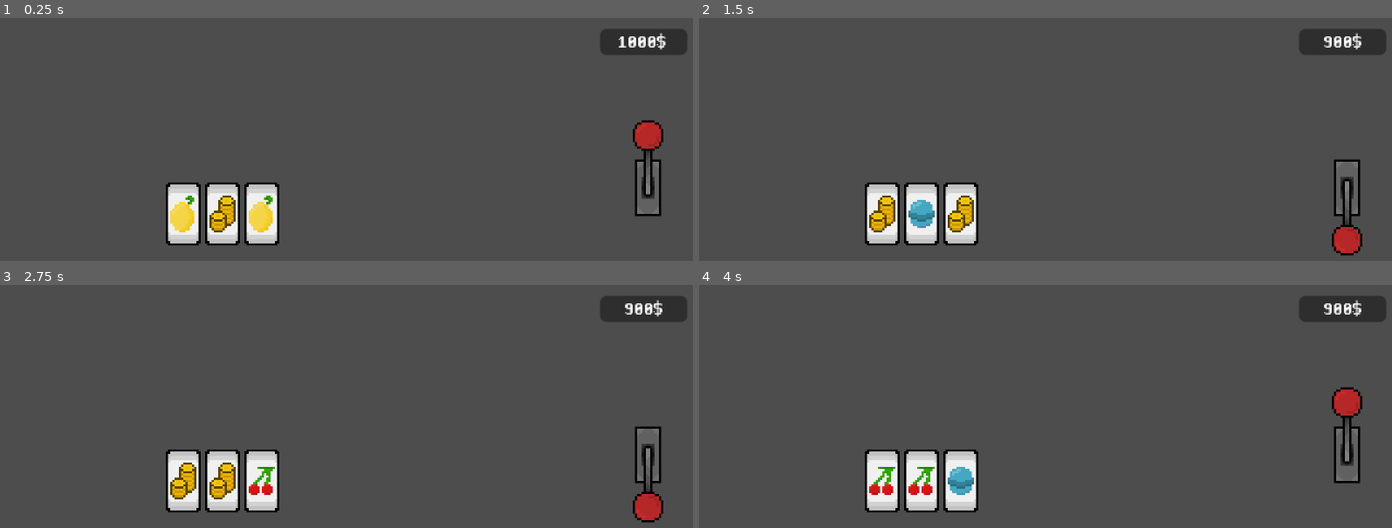
Above: before the commit, frames 1-4 (two rows, left to right).
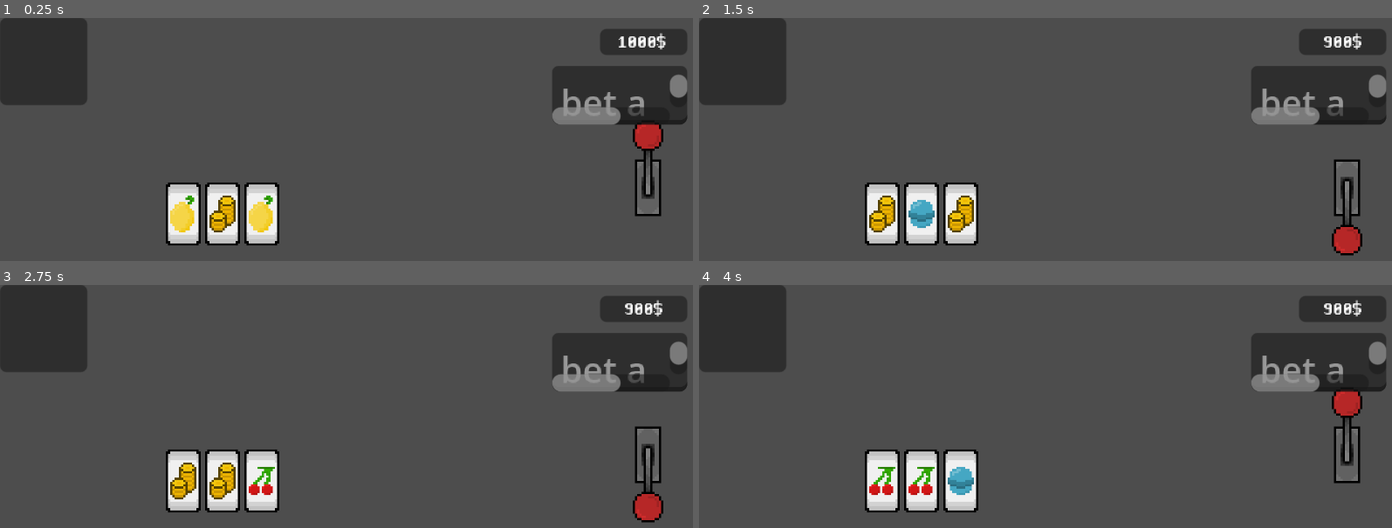
Above: after the commit, the same moments.

Repository: Animo105/gamble
Game: Godot game, scene res://Slot machine/slot_machine.tscn
Same seed, same stepped clock (60 frames per second), same inputs: the game is played once before the commit and once after it.
Inputs (mouse positions are in pixels of both pictures, inside the frame that each line leads up to):
- Up to frame 1 (0.25 s): no input
- Up to frame 2 (1.5 s): click (1350, 188) at 0.5 s
- Up to frame 3 (2.75 s): no input
- Up to frame 4 (4 s): tap Enter at 2.75 s; tap Space at 3.5 s

The runs differ from the first frame. In frame 1, 8.9% of the frame differs, in the area x 0-100%, y 0-45%; in frame 2, 8.9%, in the area x 0-100%, y 0-44%; in frame 3, 8.9%; in frame 4, 8.9%.

Commit message:
i gambled my house

Diff:
--- a/Autoloads/HUD/hud.tscn
+++ b/Autoloads/HUD/hud.tscn
@@ -28,3 +28,17 @@
 text = "99999$"
 horizontal_alignment = 1
 vertical_alignment = 1
+
+[node name="bet" type="Panel" parent="."]
+offset_right = 40.0
+offset_bottom = 40.0
+
+[node name="TextEdit" type="TextEdit" parent="bet"]
+layout_mode = 0
+offset_left = 253.0
+offset_top = 22.0
+offset_right = 315.0
+offset_bottom = 49.0
+placeholder_text = "bet ammount"
+
+[connection signal="focus_exited" from="bet/TextEdit" to="." method="_on_text_edit_focus_exited"]
--- a/Autoloads/HUD/hud_script.gd
+++ b/Autoloads/HUD/hud_script.gd
@@ -2,8 +2,15 @@
 
 
 func _ready() -> void:
-	Global.money_change.connect(_money_update)
+	Global._bet_update.connect(_bet_update)
+	Global._money_update.connect(_money_update)
 	_money_update()
 
 func _money_update():
 	$money/Label.text = "%d$" % Global.money
+
+func _bet_update():
+	Global.bet_ammount = int($bet/TextEdit.text)
+
+func _on_text_edit_focus_exited():
+	_bet_update()
--- a/Autoloads/global.gd
+++ b/Autoloads/global.gd
@@ -1,11 +1,17 @@
 extends Node
 
-signal money_change
+signal _money_update
+signal _bet_update
 
 var money : int = 1000:
 	set(value):
 		money = value
-		money_change.emit()
+		_money_update.emit()
+
+var bet_ammount : int = 100:
+	set(value):
+		bet_ammount = value
+
 var capsules : Dictionary[String, int] = {
 	"blue":0,
 	"green":0,
--- a/Slot machine/Scripts/slot_machine_script.gd
+++ b/Slot machine/Scripts/slot_machine_script.gd
@@ -15,17 +15,17 @@
 		weights.append(SlotsData.slots[possibility].weight)
 
 func _on_lever_button_pressed() -> void:
-	if Global.money >= 100:
+	if Global.money >= Global.bet_ammount:
 		lever_sprite.play("lever_down")
 		lever_button.disabled = true
-		Global.money += -100
+		Global.money += -Global.bet_ammount
 		var random = RandomNumberGenerator.new()
 		for slot in slots:
 			var slot_id = Global.slot_possibility[random.rand_weighted(weights)]
 			slot.selected = slot_id
 			await get_tree().create_timer(Global.slot_wait_time).timeout
 		if slots[0].selected == slots[1].selected && slots[1].selected == slots[2].selected:
-			Global.money += SlotsData.slots[slots[0].selected].action.call(100)
+			Global.money += SlotsData.slots[slots[0].selected].action.call(Global.bet_ammount)
 
 		lever_sprite.play("lever_up")
 		lever_button.disabled = false
